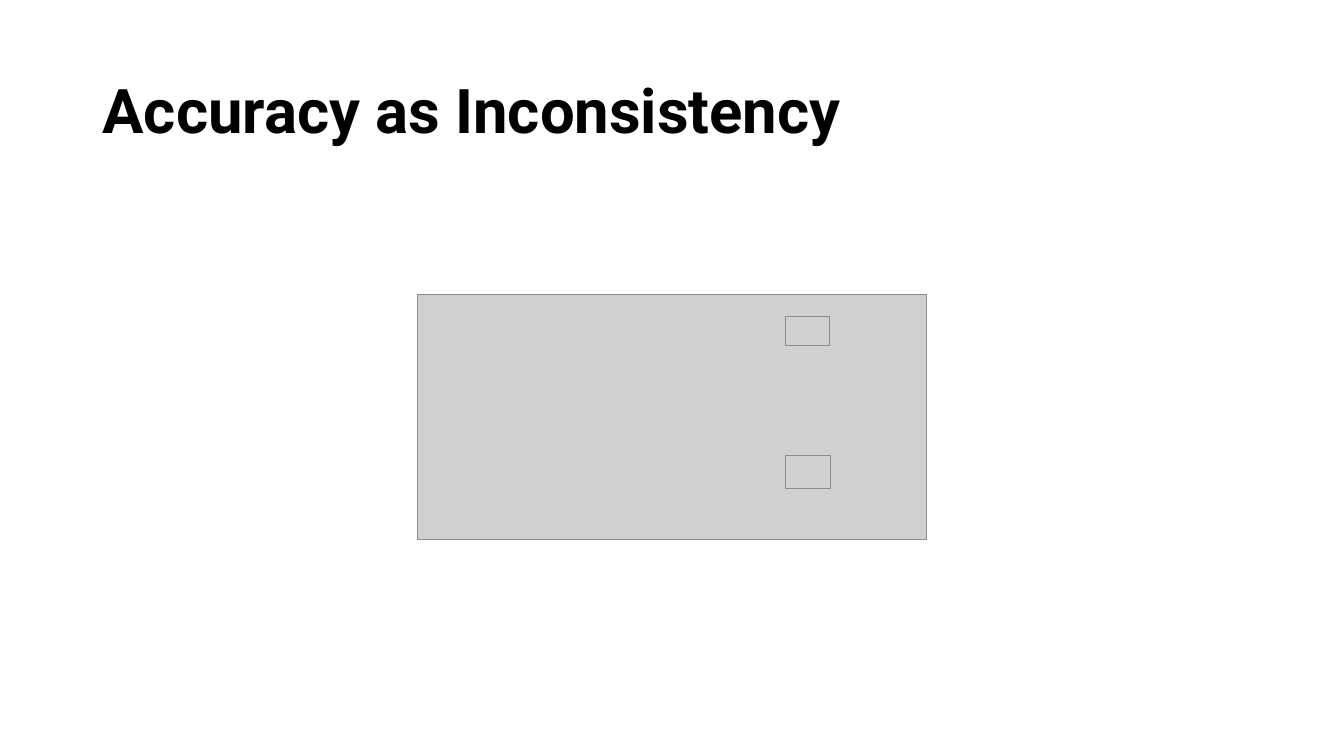
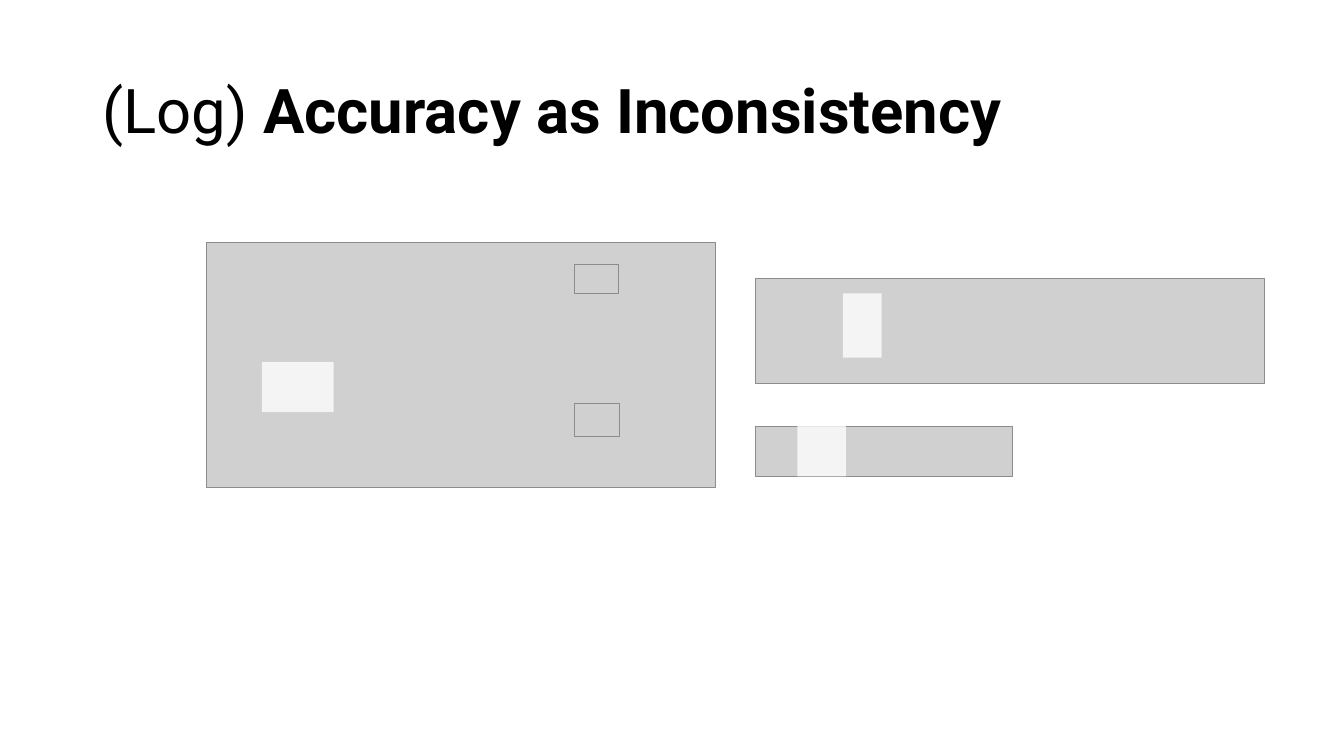
Before and after one commit to orichardson/pdg-expts, a slide deck: slide 14 of present/AISTATS-2022/one-true-loss.pptx (slide 13 before the commit). Drawn at 1344x756 pixels with LibreOffice and Linux fonts; fonts in the diff are those of the drawing; grey boxes stand for pictures. Boxes give left, top, right and bottom in pixels: in the first picture for what was removed or moved away, otherwise in the second. Text is boxed around its words. In the diff, an @@ line names an element or a change of style, - is before the commit and + after.

```diff
--- a/present/AISTATS-2022/one-true-loss.pptx
+++ b/present/AISTATS-2022/one-true-loss.pptx
@@ title at [102,84,1001,147]: text changed @@
-Accuracy as Inconsistency
+(Log) Accuracy as Inconsistency
@@ picture: place and size @@
-picture at [417,294,927,539]
+picture at [207,242,716,487]
@@ picture: place and size @@
-picture at [785,317,829,346]
+picture at [575,264,618,293]
@@ picture added at [756,279,1265,384] @@
@@ rectangle added at [843,293,881,358], fill #FFFFFF at 78% opacity @@
@@ rectangle added at [262,362,334,412], fill #FFFFFF at 78% opacity @@
@@ picture: place and size @@
-picture at [785,456,831,489]
+picture at [575,404,620,438]
@@ rectangle added at [798,412,846,477], fill #FFFFFF at 78% opacity @@
@@ picture added at [756,426,1013,477] @@
```
Also in this commit, not shown: 10 other slides changed, 7 slides added, 8 slides removed, 1 other file.
